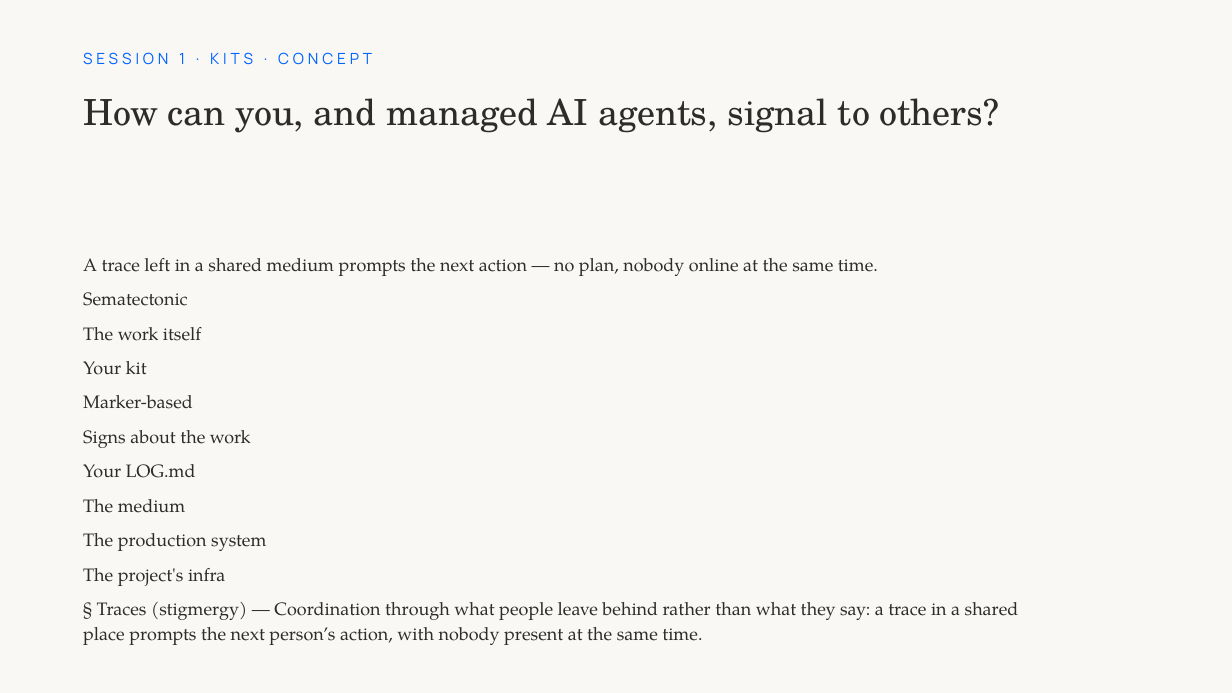
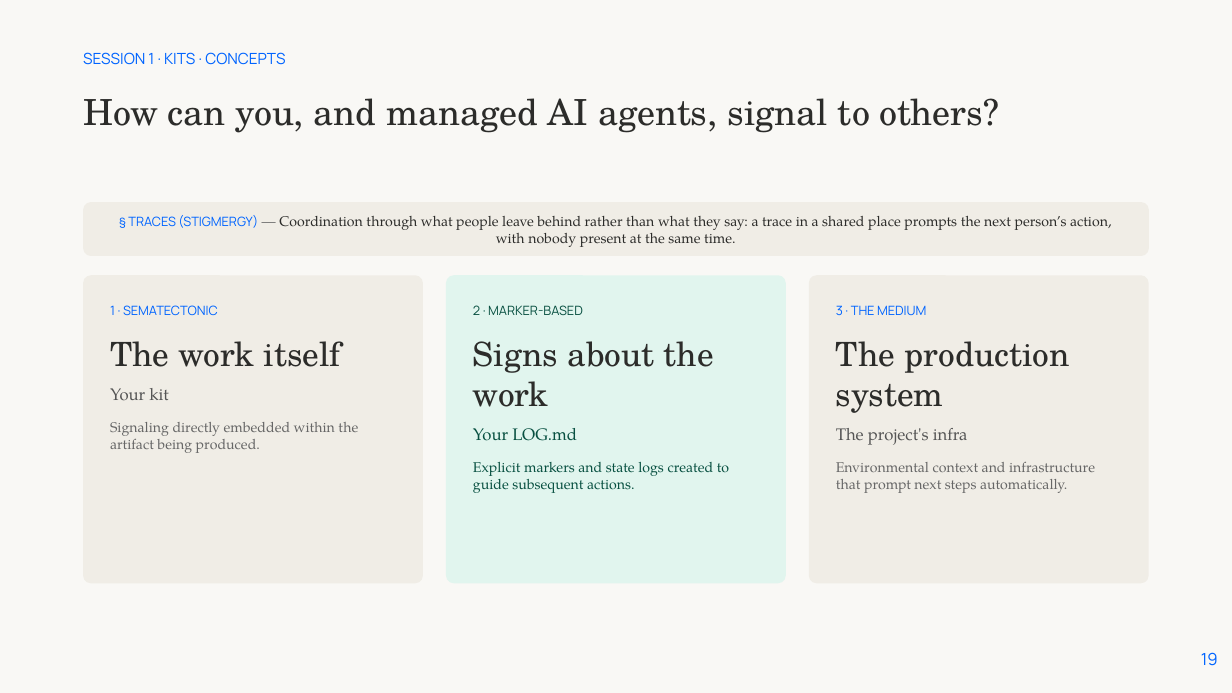
Before and after one commit to protocolvision/workshop-kitkraft, a slide deck: slide 19 of workshop-dev/slides/ai-kitcraft-slides-editable.pptx (slide 12 before the commit). Drawn at 1232x693 pixels with LibreOffice and Linux fonts; fonts in the diff are those of the drawing; background and template pictures are left out. Boxes give left, top, right and bottom in pixels: in the first picture for what was removed or moved away, otherwise in the second. Text is boxed around its words. In the diff, an @@ line names an element or a change of style, - is before the commit and + after.

```diff
--- a/workshop-dev/slides/ai-kitcraft-slides-editable.pptx
+++ b/workshop-dev/slides/ai-kitcraft-slides-editable.pptx
@@ text at (x1=83, y1=52, x2=285, y2=65): text changed @@
-SESSION 1 · KITS · CONCEPT
+SESSION 1 · KITS · CONCEPTS
@@ rounded rectangle added at (x1=83, y1=202, x2=1149, y2=256), fill #F0EDE6 @@
@@ text added at (x1=128, y1=215, x2=1112, y2=247), 11 pt, text #2C2C2A @@
+§ TRACES (STIGMERGY) — Coordination through what people leave behind rather than what they say: a trace in a shared place prompts the next person’s action, with nobody present at the same time.
@@ text removed at (x1=83, y1=258, x2=1019, y2=645) @@
-A trace left in a shared medium prompts the next action — no plan, nobody online at the same time.
-Sematectonic
-The work itself
-Your kit
-Marker-based
-Signs about the work
-Your LOG.md
-The medium
-The production system
-The project's infra
-§ Traces (stigmergy) — Coordination through what people leave behind rather than what they say: a trace in a shared place prompts the next person’s action, with nobody present at the same time.
@@ rounded rectangle added at (x1=83, y1=275, x2=423, y2=583), fill #F0EDE6 @@
@@ rounded rectangle added at (x1=446, y1=275, x2=787, y2=583), fill #E1F5EE @@
@@ rounded rectangle added at (x1=809, y1=275, x2=1149, y2=583), fill #F0EDE6 @@
@@ text added at (x1=110, y1=305, x2=358, y2=453), 11 pt, text #666666 @@
+1 · SEMATECTONIC
+The work itself
+Your kit
+Signaling directly embedded within the artifact being produced.
@@ text added at (x1=473, y1=305, x2=729, y2=493), 11 pt, text #085041 @@
+2 · MARKER-BASED
+Signs about the work
+Your LOG.md
+Explicit markers and state logs created to guide subsequent actions.
@@ text added at (x1=836, y1=305, x2=1095, y2=493), 11 pt, text #666666 @@
+3 · THE MEDIUM
+The production system
+The project's infra
+Environmental context and infrastructure that prompt next steps automatically.
@@ page number added at (x1=1201, y1=652, x2=1218, y2=666), 13 pt, text #0064FF @@
+19
```
Also in this commit, not shown: 41 other slides changed, 14 slides added, 15 slides removed, 1 other file.
